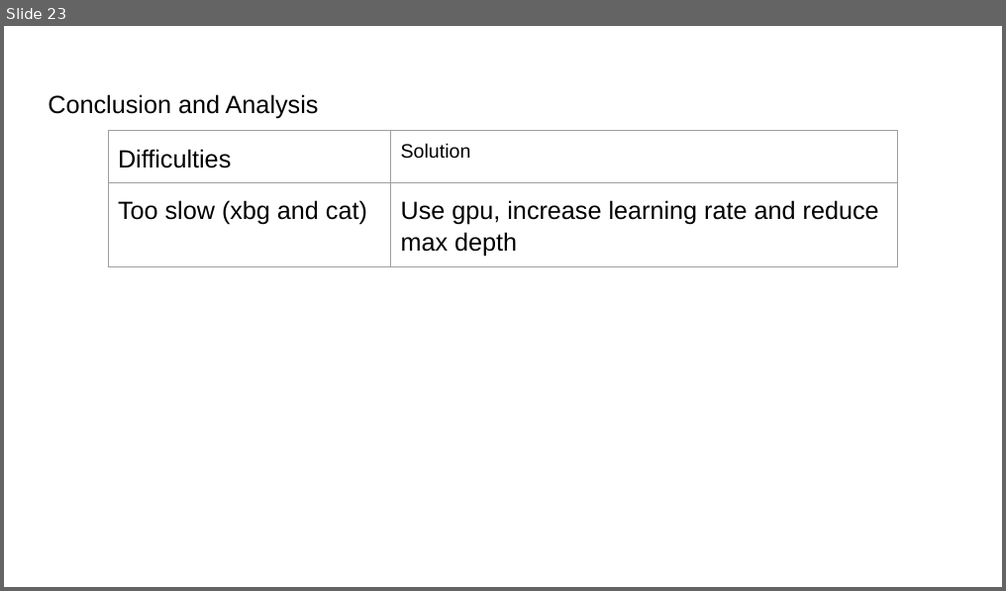
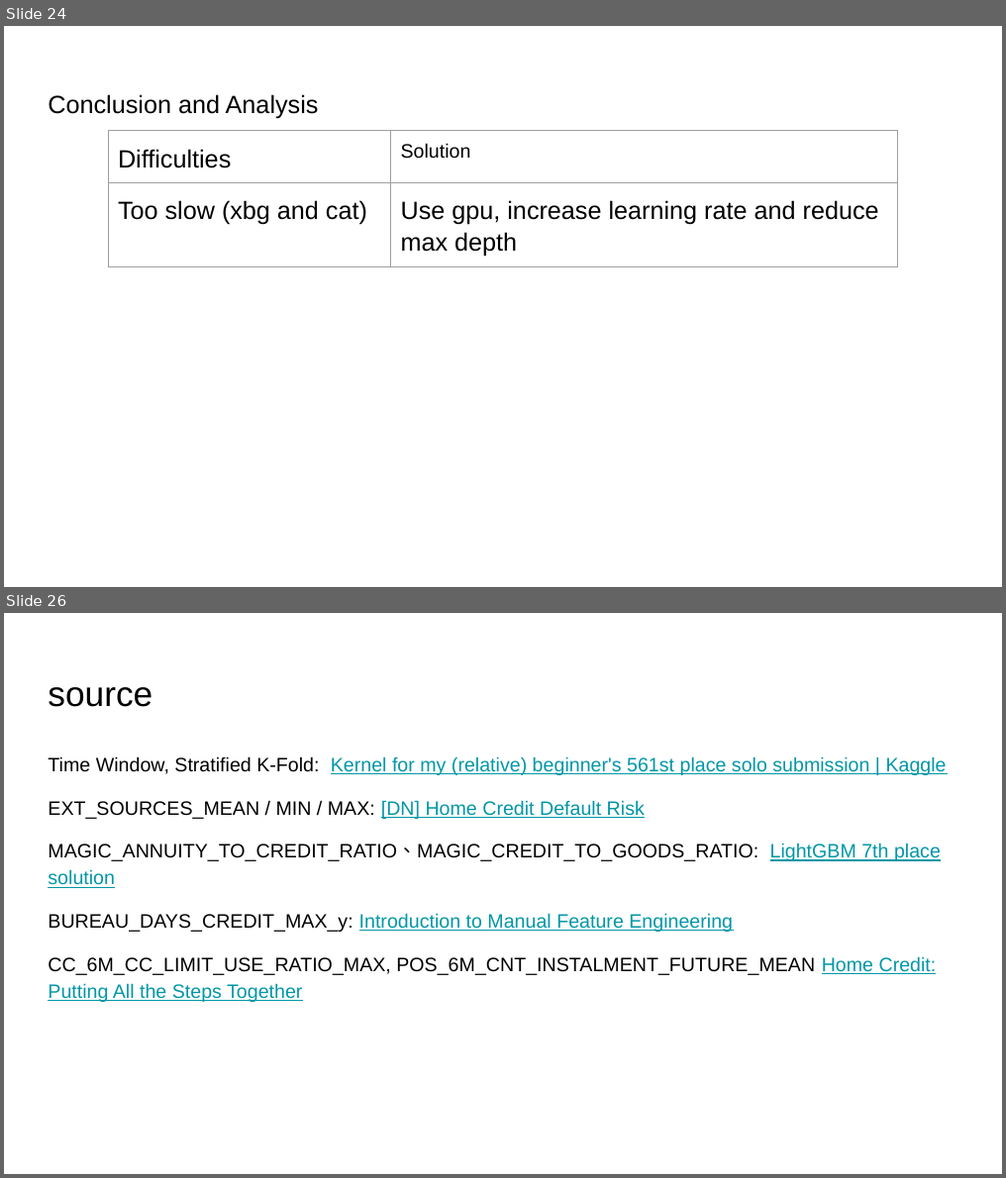
Before and after one commit to Shangguanmoxi520/ml_final_project, a slide deck: ml_final_project.pptx. Shown one above the other, each under a label of ours: slide 23 before the commit, slides 24 and 26 after it; the slides between them are not shown. The pictures are 1006x591 and 1006x1178 pixels, drawn with LibreOffice and Linux fonts; fonts in the diff are those of the drawing. Boxes give left, top, right and bottom in pixels: in the first picture for what was removed or moved away, otherwise in the second. Text is boxed around its words. In the diff, an @@ line names an element or a change of style, - is before the commit and + after.

```diff
--- a/ml_final_project.pptx
+++ b/ml_final_project.pptx
@@ slide 26 added at (4, 613, 1002, 1174), background #FFFFFF @@
@@ title added at (48, 687, 152, 707), 25.2 pt, text #000000 @@
+source
@@ text added at (48, 757, 946, 1002), 14 pt, text #000000 @@
+Time Window, Stratified K-Fold: Kernel for my (relative) beginner's 561st place solo submission | Kaggle
+EXT_SOURCES_MEAN / MIN / MAX: [DN] Home Credit Default Risk
+MAGIC_ANNUITY_TO_CREDIT_RATIO、MAGIC_CREDIT_TO_GOODS_RATIO: LightGBM 7th place solution
+BUREAU_DAYS_CREDIT_MAX_y: Introduction to Manual Feature Engineering
+CC_6M_CC_LIMIT_USE_RATIO_MAX, POS_6M_CNT_INSTALMENT_FUTURE_MEAN Home Credit: Putting All the Steps Together
@@ what was slide 23 is now slide 24 @@
```
Also in this commit, not shown: 7 slides changed, 1 other slide added.
